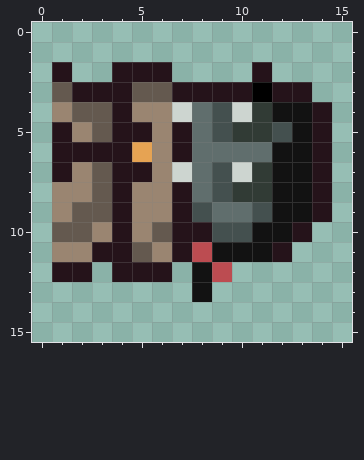
Two states of a pixel-art sprite, images/vampire/vd2.png. Above is the file before it was changed.
The file is 16x16 pixels.
After the commit:
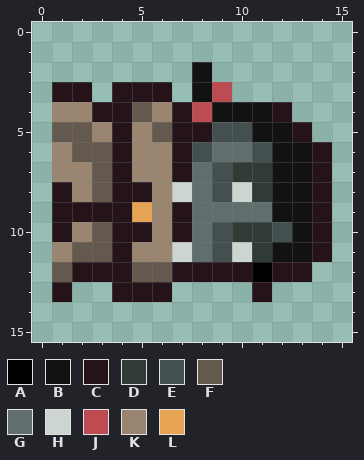
Palette (. is transparent): A #000000  B #121212  C #25131a  D #313b35  E #44504f  F #64594f  G #606e6d  H #cdd5d0  J #bc4c51  K #9a8571  L #e6a353
What changed:
Changed rows in their new state; - is an unchanged pixel.
first column x 1:
 2 .--...-B--.---
 3 C-.-CC.BJ....-
 4 -KC-F-CJBBBC..
 5 FFK-KF-C-EBBC.
 6 KFF-K--E--E---
 7 K---K-C--D----
 8 C---C-H--H----
 9 CCC-L--G--G---
10 CKF-CK-G-DDEBC
11 -FF-K-HGEHDBBC
12 F-C-FFCCCCACC-
13 C--CCC-.--C---
Changed places in both pictures, as pixel boxes (x1, y1, x2, y2):
changed: (52, 62, 332, 302)
